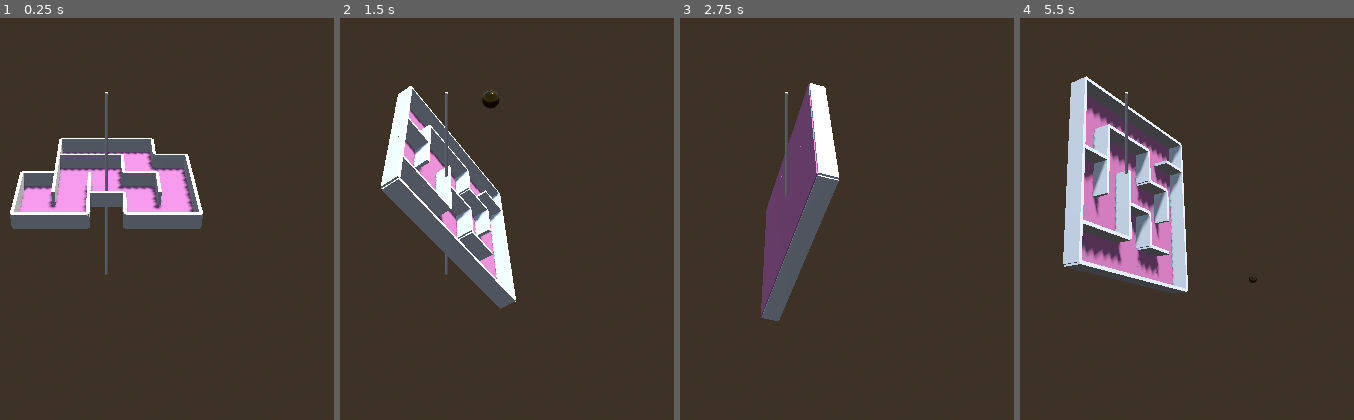
Above: before the commit, frames 1-4 (left to right).
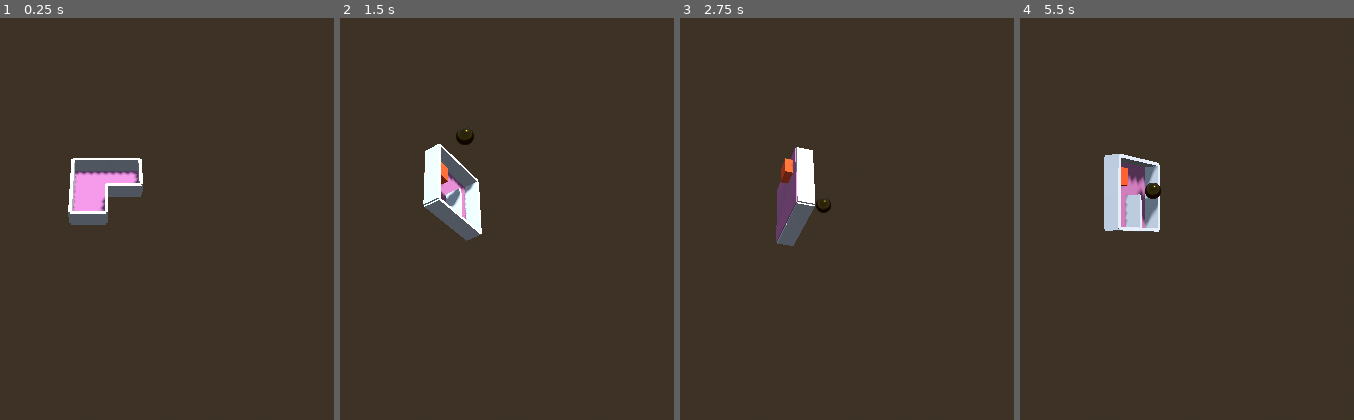
Above: after the commit, the same moments.

Repository: unblinky/gravity-guru
Game: Godot game, scene res://Main/Main.tscn
Same seed, same stepped clock (60 frames per second), same inputs: the game is played once before the commit and once after it.
Inputs (mouse positions are in pixels of both pictures, inside the frame that each line leads up to):
- Up to frame 1 (0.25 s): no input
- Up to frame 2 (1.5 s): move the mouse to (623, 174) at 0.52 s; hold D (tilt_right) 0.53-1.25 s; click (623, 174) at 0.67 s; drag from (outside the picture) to (406, 283) at 1.27 s
- Up to frame 3 (2.75 s): move the mouse to (867, 98) at 2.02 s; hold D (tilt_right) from 2.03 s (still down); click (867, 98) at 2.17 s
- Up to frame 4 (5.5 s): release D (tilt_right) at 2.75 s; drag from (1086, 283) to (outside the picture) at 2.77 s; move the mouse to (outside the picture) at 3.52 s; hold A (tilt_left) 3.53-4.25 s; click (outside the picture) at 3.67 s; drag from (outside the picture) to (outside the picture) at 4.27 s; move the mouse to (1166, 194) at 5.02 s; hold S (tilt_back) from 5.03 s (still down); click (1166, 194) at 5.17 s

The runs differ from the first frame. In frame 1, 9.7% of the frame differs, in the area x 2-61%, y 18-64%; in frame 2, 10%; in frame 3, 6.8%; in frame 4, 15%, in the area x 12-71%, y 14-69%.

Commit message:
Finished prototype.

Diff:
--- /dev/null
+++ b/Code/Goal/Goal.gd
@@ -0,0 +1,13 @@
+extends Area3D
+class_name Goal
+
+var main: Main
+
+func _ready() -> void:
+	body_entered.connect(OnBodyEntered)
+
+func OnBodyEntered(body):
+	if body is Roller:
+		print("GOAL!!!!")
+		body.can_repawn = false
+		main.NextMaze()
--- /dev/null
+++ b/Code/Goal/Goal.tscn
@@ -0,0 +1,20 @@
+[gd_scene load_steps=5 format=3 uid="uid://r6ge217ojju"]
+
+[ext_resource type="Script" uid="uid://dirtftxxgpce7" path="res://Goal/Goal.gd" id="1_prjlw"]
+
+[sub_resource type="BoxShape3D" id="BoxShape3D_ng8ot"]
+
+[sub_resource type="StandardMaterial3D" id="StandardMaterial3D_prjlw"]
+albedo_color = Color(0.692014, 0.227897, 0.0554522, 1)
+
+[sub_resource type="BoxMesh" id="BoxMesh_mbkht"]
+
+[node name="Goal" type="Area3D"]
+script = ExtResource("1_prjlw")
+
+[node name="CollisionShape3D" type="CollisionShape3D" parent="."]
+shape = SubResource("BoxShape3D_ng8ot")
+
+[node name="MeshInstance3D" type="MeshInstance3D" parent="."]
+material_override = SubResource("StandardMaterial3D_prjlw")
+mesh = SubResource("BoxMesh_mbkht")
--- a/Code/Main/Main.gd
+++ b/Code/Main/Main.gd
@@ -3,6 +3,25 @@
 
 const MAZE = preload("res://Maze/Maze.tscn")
 
+var maze: Maze
+var maze_dimensions: Vector2i = Vector2i(2, 2)
+var await_time: float = 1.1
+
 func _ready() -> void:
-	var maze = MAZE.instantiate()
+	GenerateMaze(maze_dimensions)
+
+## Level dificulty?
+func NextMaze():
+	maze_dimensions.x += 1
+	maze_dimensions.y += 1
+	GenerateMaze(maze_dimensions)
+
+func GenerateMaze(dimensions: Vector2i):
+	if maze != null:
+		maze.queue_free()
+		await get_tree().create_timer(await_time).timeout
+
+	maze = MAZE.instantiate()
+	maze.main = self
 	add_child(maze)
+	maze.Generate(dimensions)
--- a/Code/Main/Main.tscn
+++ b/Code/Main/Main.tscn
@@ -30,13 +30,14 @@
 shadow_enabled = true
 
 [node name="Rig" type="Node3D" parent="."]
-transform = Transform3D(1, 0, 0, 0, 0.809171, 0.587573, 0, -0.587573, 0.809171, 0, 0, 0)
+transform = Transform3D(1, 0, 0, 0, 0.631975, 0.774988, 0, -0.774988, 0.631975, 0, 0, 0)
 
 [node name="Camera3D" type="Camera3D" parent="Rig"]
 transform = Transform3D(1, 0, 0, 0, 1, -2.98023e-08, 0, 2.98023e-08, 1, 0, 0, 28.9617)
 fov = 49.0
 
-[node name="MeshInstance3D" type="MeshInstance3D" parent="."]
+[node name="CenterPoll" type="MeshInstance3D" parent="."]
+visible = false
 mesh = SubResource("CapsuleMesh_amygn")
 
 [node name="Menu" parent="." instance=ExtResource("4_ps1la")]
--- a/Code/Maze/Maze.gd
+++ b/Code/Maze/Maze.gd
@@ -7,6 +7,8 @@
 
 const ROOM: PackedScene = preload("res://Room/Room.tscn")
 const ROLLER: PackedScene = preload("res://Roller/Roller.tscn")
+const GOAL: PackedScene = preload("res://Goal/Goal.tscn")
+
 #const RANGER: PackedScene = preload("res://Ranger/Ranger.tscn")
 
 # Input.
@@ -15,7 +17,7 @@
 var dragging: bool = false
 
 # Maze generation.
-var await_time: float = 0.0
+var await_time: float = 0.1
 
 # Lerping.
 var post_drag_maze_rotation: Vector3
@@ -23,9 +25,7 @@
 var weight_x: float = 1.0 ## Pitch.
 var weight_z: float = 1.0 ## Roll.
 
-
-func _ready() -> void:
-	Generate(Vector2(5, 5))
+var main: Main
 
 
 ## Generate a random maze.
@@ -102,12 +102,21 @@
 
 	# Before exiting the maze generation.
 	var roller = ROLLER.instantiate()
-	roller.position.y = 6 # Meteres.
 
-	var coord = visited_coords.pick_random()
-	roller.position.x = coord.x * current_room.dimensions.x - maze_center.x
-	roller.position.z = coord.y * current_room.dimensions.y - maze_center.y
-	add_child(roller)
+	var rando = randi_range(0, visited_coords.size() - 1)
+	var coord = visited_coords.pop_at(rando)
+
+	roller.drop_point.x = coord.x * current_room.dimensions.x - maze_center.x
+	roller.drop_point.z = coord.y * current_room.dimensions.y - maze_center.y
+	main.add_child(roller) # Spawn to main.
+
+	coord = visited_coords.pick_random()
+
+	var goal = GOAL.instantiate()
+	goal.main = main
+	goal.position.x = coord.x * current_room.dimensions.x - maze_center.x
+	goal.position.z = coord.y * current_room.dimensions.y - maze_center.y
+	add_child(goal)
 
 	#ranger.position = current_room.position
 
@@ -148,4 +157,4 @@
 		if dragging:
 			rotation_degrees.x += event.relative.y * mouse_sensitivity
 			rotation_degrees.z -= event.relative.x * mouse_sensitivity
-			print("Relative: ", event.relative)
+			#print("Relative: ", event.relative)
--- a/Code/Roller/Roller.gd
+++ b/Code/Roller/Roller.gd
@@ -1,2 +1,17 @@
 extends RigidBody3D
 class_name Roller
+
+var drop_point: Vector3 = Vector3(0, 10, 0)
+var can_repawn = true
+var kill_floor = -10
+
+func _ready() -> void:
+	position = drop_point
+
+func _process(delta: float) -> void:
+	if position.y < kill_floor:
+		if can_repawn:
+			position = drop_point
+			linear_velocity = Vector3.ZERO
+		else:
+			queue_free()
Not shown, added: Code/Goal/Goal.gd.uid
